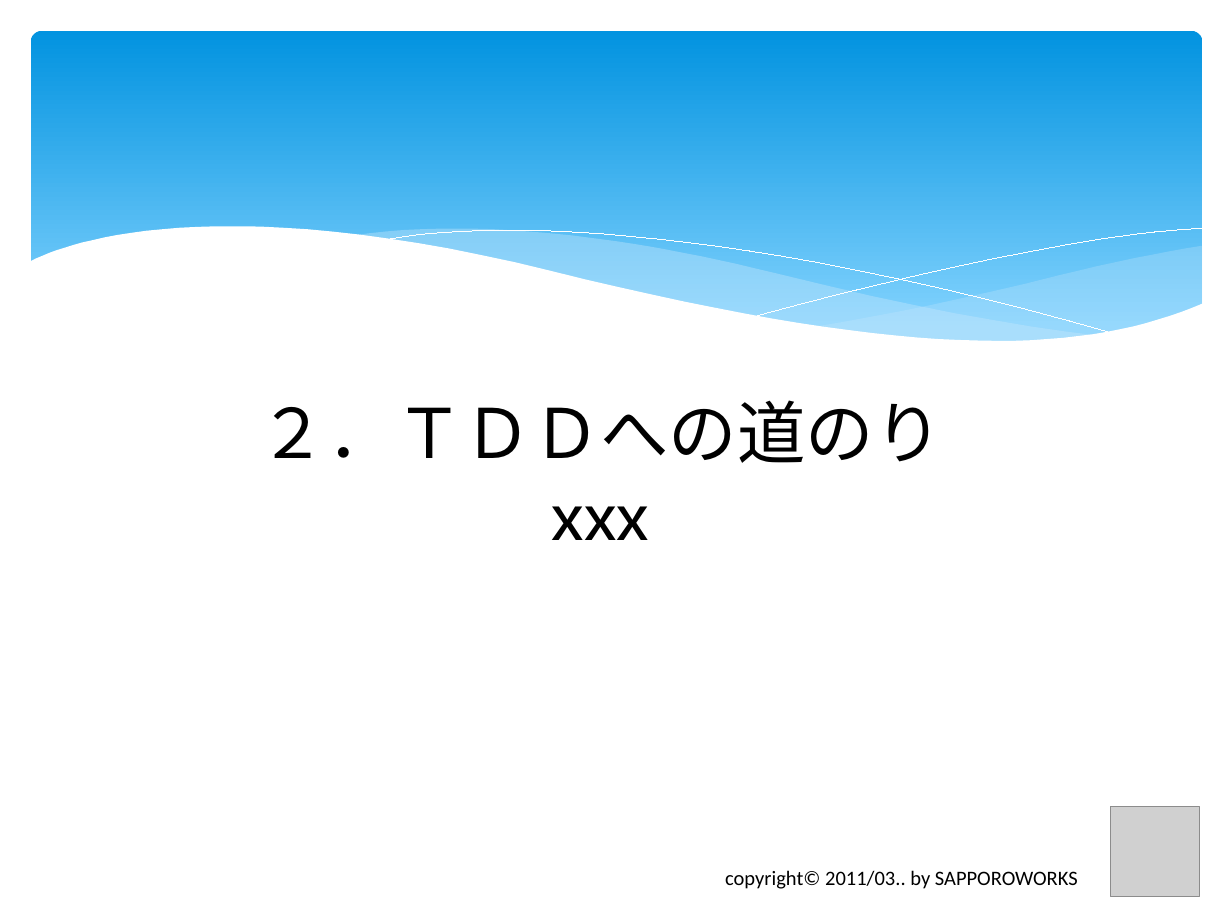
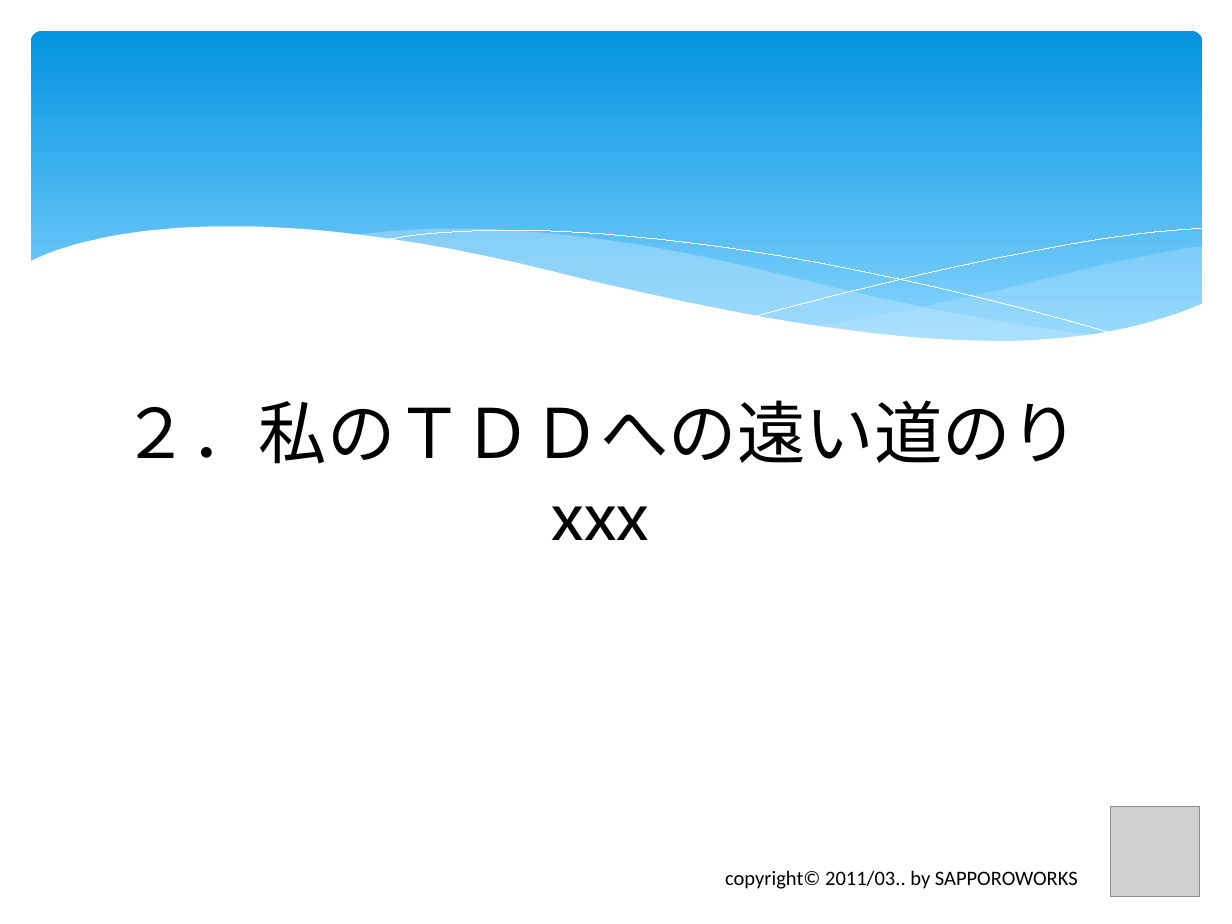
Before and after one commit to furuya02/clrh78, a slide deck: slide 8 of C# から Java へのプログラム移植で体験したTDDの効果は？.pptx (slide 7 before the commit). Drawn at 1232x924 pixels with LibreOffice and Linux fonts; fonts in the diff are those of the drawing; grey boxes stand for pictures. Boxes give left, top, right and bottom in pixels: in the first picture for what was removed or moved away, otherwise in the second. Text is boxed around its words. In the diff, an @@ line names an element or a change of style, - is before the commit and + after.

```diff
--- a/C# から Java へのプログラム移植で体験したTDDの効果は？.pptx
+++ b/C# から Java へのプログラム移植で体験したTDDの効果は？.pptx
@@ title at box(122, 400, 1079, 540): text changed @@
-２．ＴＤＤへの道のり
-xxx
+２．私のＴＤＤへの遠い道のり
+xxx
```
Also in this commit, not shown: 3 other slides changed, 17 slides added.
